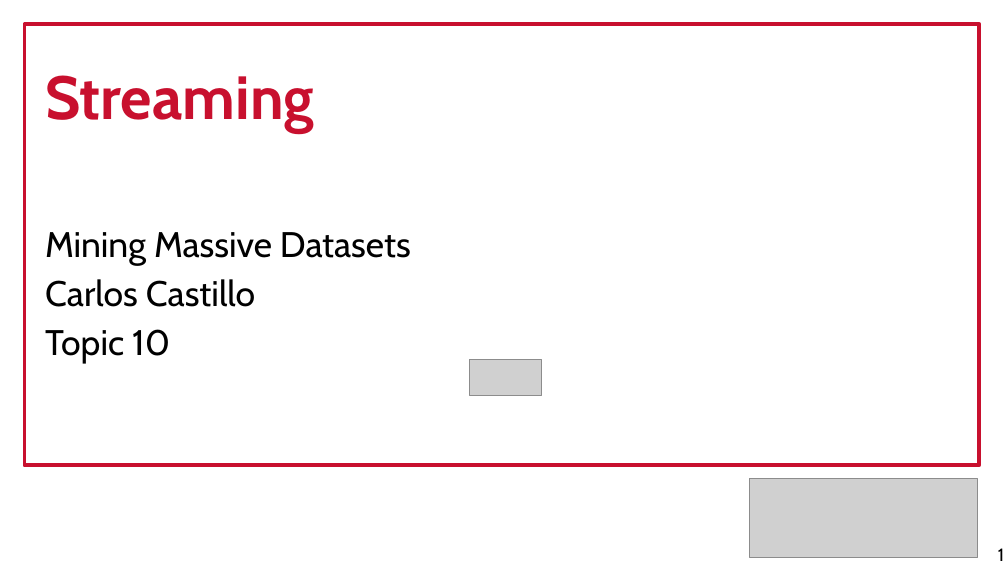
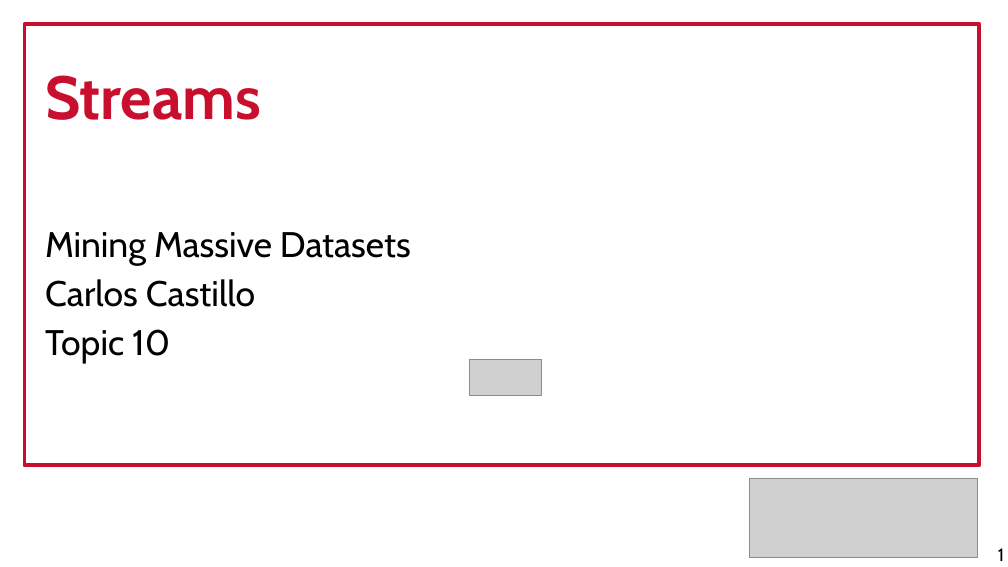
Before and after one commit to chatox/data-mining-course, a slide deck: slide 1 of theory/tt10_streaming.odp. Drawn at 1008x567 pixels with LibreOffice and Linux fonts; fonts in the diff are those of the drawing; grey boxes stand for pictures. Boxes give left, top, right and bottom in pixels: in the first picture for what was removed or moved away, otherwise in the second. Text is boxed around its words. In the diff, an @@ line names an element or a change of style, - is before the commit and + after.

```diff
--- a/theory/tt10_streaming.odp
+++ b/theory/tt10_streaming.odp
@@ text at [45, 75, 261, 120]: text changed @@
-Streaming
+Streams
```
Also in this commit, not shown: 2 other slides changed, 29 slides added, 4 slides removed.
